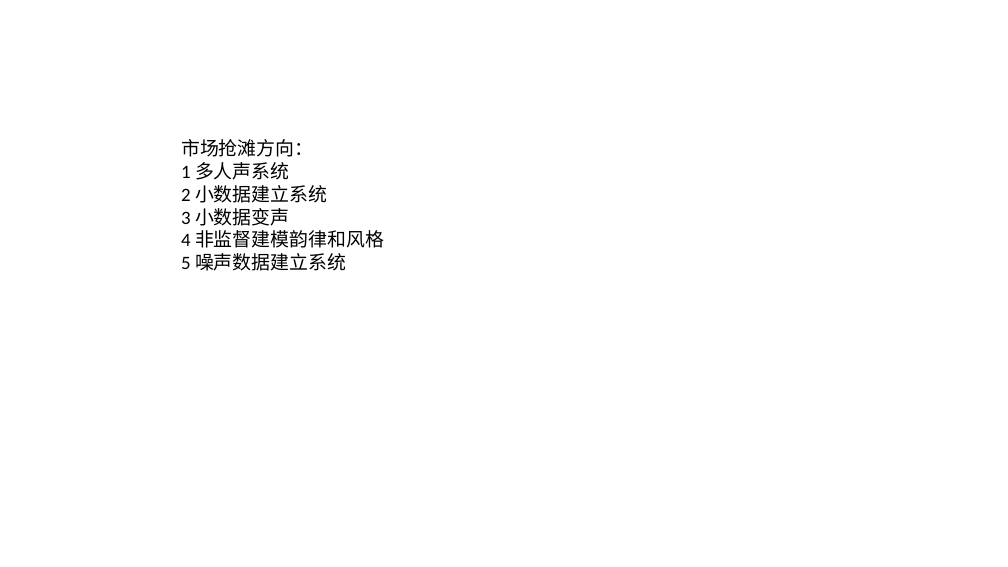
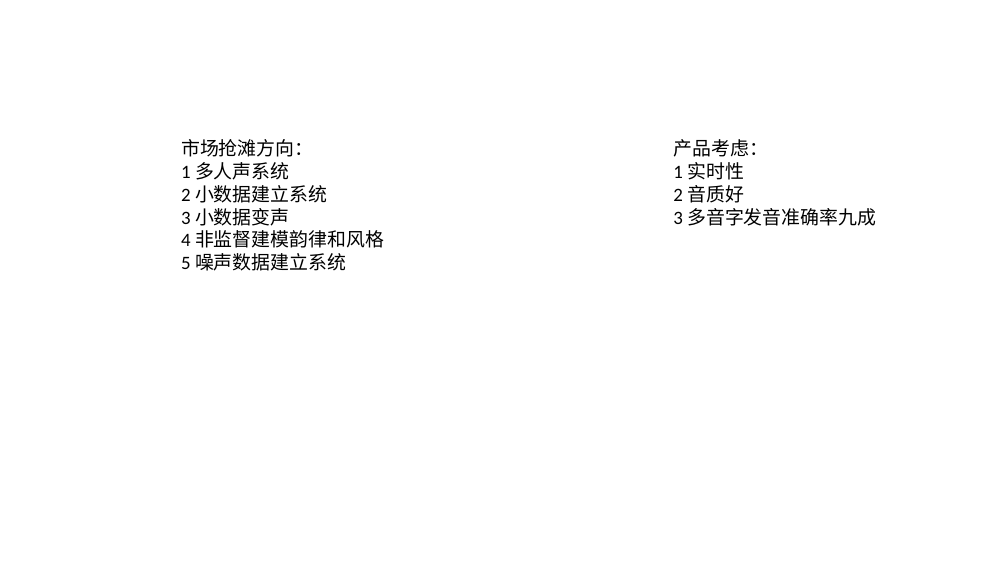
Before and after one commit to kitlomer/MuyuCoreTechnique, a slide deck: slide 3 of tts.pptx. Drawn at 1008x567 pixels with LibreOffice and Linux fonts; fonts in the diff are those of the drawing. Boxes give left, top, right and bottom in pixels: in the first picture for what was removed or moved away, otherwise in the second. Text is boxed around its words. In the diff, an @@ line names an element or a change of style, - is before the commit and + after.

```diff
--- a/tts.pptx
+++ b/tts.pptx
@@ text added at (x1=673, y1=139, x2=876, y2=226), 18 pt, text #000000 @@
+产品考虑：
+1 实时性
+2 音质好
+3 多音字发音准确率九成
```
Also in this commit, not shown: 1 other slide changed.
